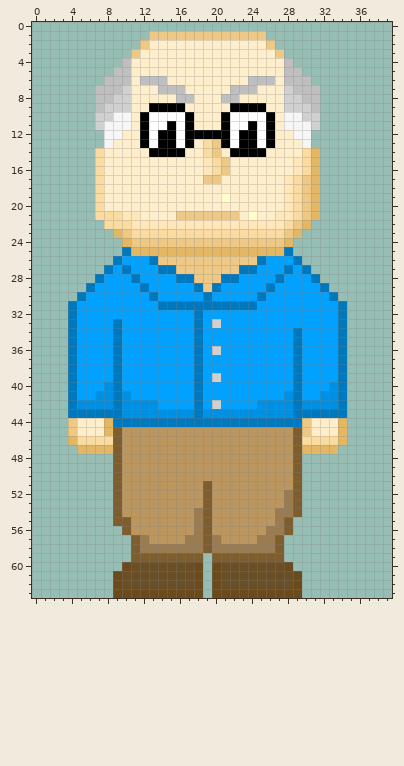
Edited in one commit: pixel-art sprite (images/stark.png). Above, as it was before the edit.
The file is 40x64 pixels.
After:
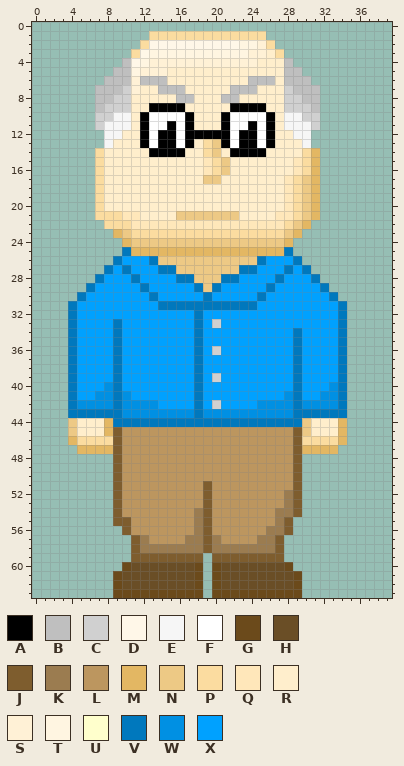
Palette (. is transparent): A #000000  B #bfbfbf  C #d0d0d0  D #fff7e8  E #f6f6f6  F #ffffff  G #6b4a1b  H #6a4e26  J #7e5d2e  K #9b7c50  L #bc965f  M #e3b763  N #edc985  P #fbdca0  Q #ffe7ba  R #ffeecc  S #fff1d6  T #fff5e1  U #ffffcc  V #0078bd  W #0090e3  X #00a1ff
What changed:
Changed rows in their new state; - is an unchanged pixel.
first column x 11:
 1 --PPPPPPPPPPPPP--
 2 -PDDDDDDDDDDTTSP-
 3 PDTTTTTTTTTTTSS-P
 4 DTSSSSSSSSSSSS---
 5 TSSS-------------
 6 S----------------
 7 S----------------
first column x 21:
19 R---
21 ---R
Where, in picture pixels (left, top, right, bottom), the same in both pictures:
changed: (131, 31, 284, 94)
changed: (221, 193, 257, 220)
